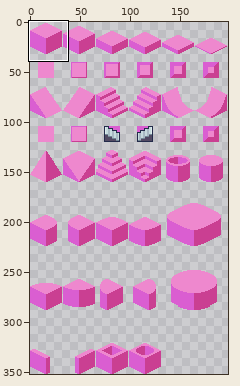
Pixel-art file -- assets/isometric_tiles.aseprite. The first picture is a wide view before the edit; the outline marks the close-up.
Close-up. As it was:
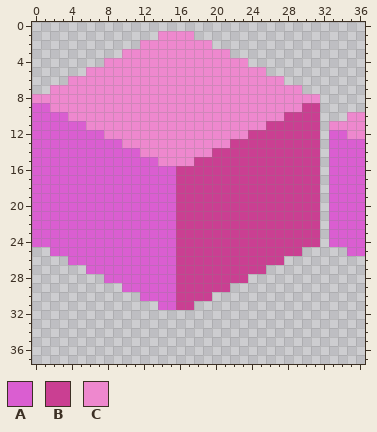
198x352 pixels, 1 frame. Shown: x 0..36, y 0..37.
Palette (. is transparent): A #da5ed1  B #ca3f92  C #ee88ce
Pixels before, first column x 0:
 1 ..............CCCC...................
 2 ............CCCCCCCC.................
 3 ..........CCCCCCCCCCCC...............
 4 ........CCCCCCCCCCCCCCCC.............
 5 ......CCCCCCCCCCCCCCCCCCCC...........
 6 ....CCCCCCCCCCCCCCCCCCCCCCCC.........
 7 ..CCCCCCCCCCCCCCCCCCCCCCCCCCCC.......
 8 CCCCCCCCCCCCCCCCCCCCCCCCCCCCCCCC.....
 9 AACCCCCCCCCCCCCCCCCCCCCCCCCCCCBB.....
10 AAAACCCCCCCCCCCCCCCCCCCCCCCCBBBB...CC
11 AAAAAACCCCCCCCCCCCCCCCCCCCBBBBBB.CCCC
12 AAAAAAAACCCCCCCCCCCCCCCCBBBBBBBB.AACC
13 AAAAAAAAAACCCCCCCCCCCCBBBBBBBBBB.AAAA
14 AAAAAAAAAAAACCCCCCCCBBBBBBBBBBBB.AAAA
15 AAAAAAAAAAAAAACCCCBBBBBBBBBBBBBB.AAAA
16 AAAAAAAAAAAAAAAABBBBBBBBBBBBBBBB.AAAA
17 AAAAAAAAAAAAAAAABBBBBBBBBBBBBBBB.AAAA
18 AAAAAAAAAAAAAAAABBBBBBBBBBBBBBBB.AAAA
19 AAAAAAAAAAAAAAAABBBBBBBBBBBBBBBB.AAAA
20 AAAAAAAAAAAAAAAABBBBBBBBBBBBBBBB.AAAA
21 AAAAAAAAAAAAAAAABBBBBBBBBBBBBBBB.AAAA
22 AAAAAAAAAAAAAAAABBBBBBBBBBBBBBBB.AAAA
23 AAAAAAAAAAAAAAAABBBBBBBBBBBBBBBB.AAAA
24 AAAAAAAAAAAAAAAABBBBBBBBBBBBBBBB.AAAA
25 ..AAAAAAAAAAAAAABBBBBBBBBBBBBB.....AA
26 ....AAAAAAAAAAAABBBBBBBBBBBB.........
27 ......AAAAAAAAAABBBBBBBBBB...........
28 ........AAAAAAAABBBBBBBB.............
29 ..........AAAAAABBBBBB...............
30 ............AAAABBBB.................
31 ..............AABB...................
The result:
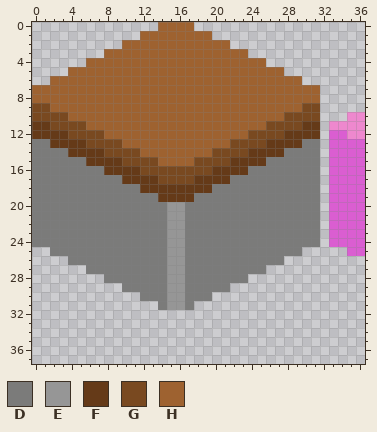
Colours new in this view: D #7b7b7a  E #969696  F #653a18  G #794920  H #9e6230
The edit:
Changed rows in their new state; - is an unchanged pixel.
first column x 0:
 0 --------------HHHH--------------
 1 ------------HHHHHHHH------------
 2 ----------HHHHHHHHHHHH----------
 3 --------HHHHHHHHHHHHHHHH--------
 4 ------HHHHHHHHHHHHHHHHHHHH------
 5 ----HHHHHHHHHHHHHHHHHHHHHHHH----
 6 --HHHHHHHHHHHHHHHHHHHHHHHHHHHH--
 7 HHHHHHHHHHHHHHHHHHHHHHHHHHHHHHHH
 8 HHHHHHHHHHHHHHHHHHHHHHHHHHHHHHHH
 9 GGHHHHHHHHHHHHHHHHHHHHHHHHHHHHGG
10 GGGGHHHHHHHHHHHHHHHHHHHHHHHHGGGG
11 FFGGGGHHHHHHHHHHHHHHHHHHHHGGGGFF
12 FFFFGGGGHHHHHHHHHHHHHHHHGGGGFFFF
13 DDFFFFGGGGHHHHHHHHHHHHGGGGFFFFDD
14 DDDDFFFFGGGGHHHHHHHHGGGGFFFFDDDD
15 DDDDDDFFFFGGGGHHHHGGGGFFFFDDDDDD
16 DDDDDDDDFFFFGGGGGGGGFFFFDDDDDDDD
17 DDDDDDDDDDFFFFGGGGFFFFDDDDDDDDDD
18 DDDDDDDDDDDDFFFFFFFFDDDDDDDDDDDD
19 DDDDDDDDDDDDDDFFFFDDDDDDDDDDDDDD
20 DDDDDDDDDDDDDDDEEDDDDDDDDDDDDDDD
21 DDDDDDDDDDDDDDDEEDDDDDDDDDDDDDDD
22 DDDDDDDDDDDDDDDEEDDDDDDDDDDDDDDD
23 DDDDDDDDDDDDDDDEEDDDDDDDDDDDDDDD
24 DDDDDDDDDDDDDDDEEDDDDDDDDDDDDDDD
25 --DDDDDDDDDDDDDEEDDDDDDDDDDDDD--
26 ----DDDDDDDDDDDEEDDDDDDDDDDD----
27 ------DDDDDDDDDEEDDDDDDDDD------
28 --------DDDDDDDEEDDDDDDD--------
29 ----------DDDDDEEDDDDD----------
30 ------------DDDEEDDD------------
31 --------------DEED--------------
Changed places in both close-ups, as pixel boxes (x1, y1, x2, y2):
changed: (32, 22, 320, 310)
